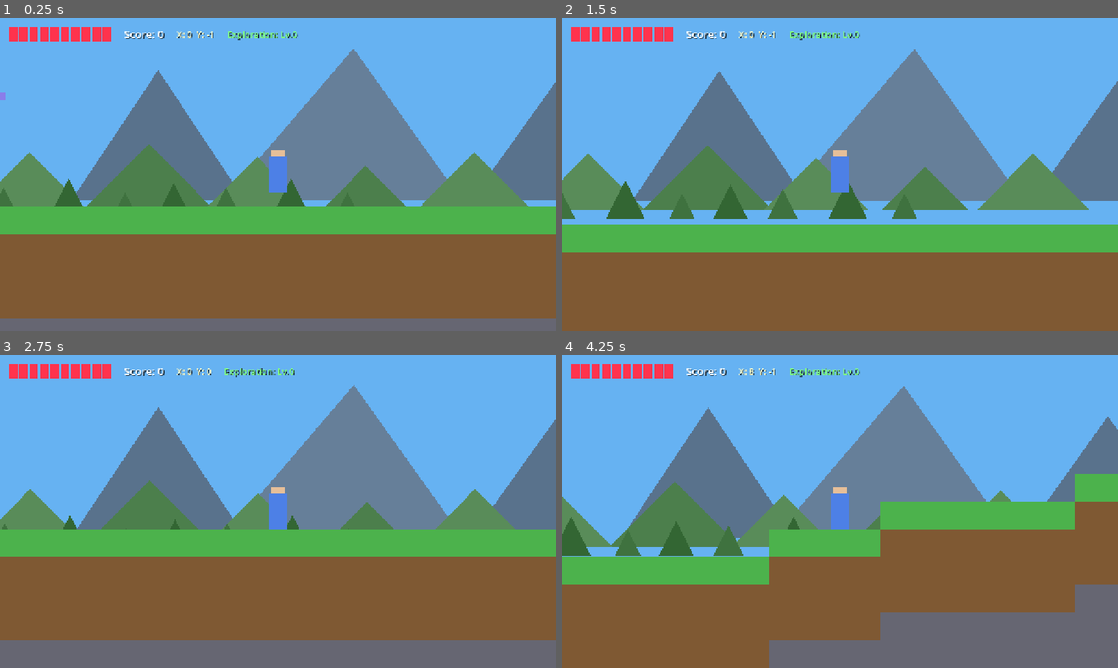
Above: before the commit, frames 1-4 (two rows, left to right).
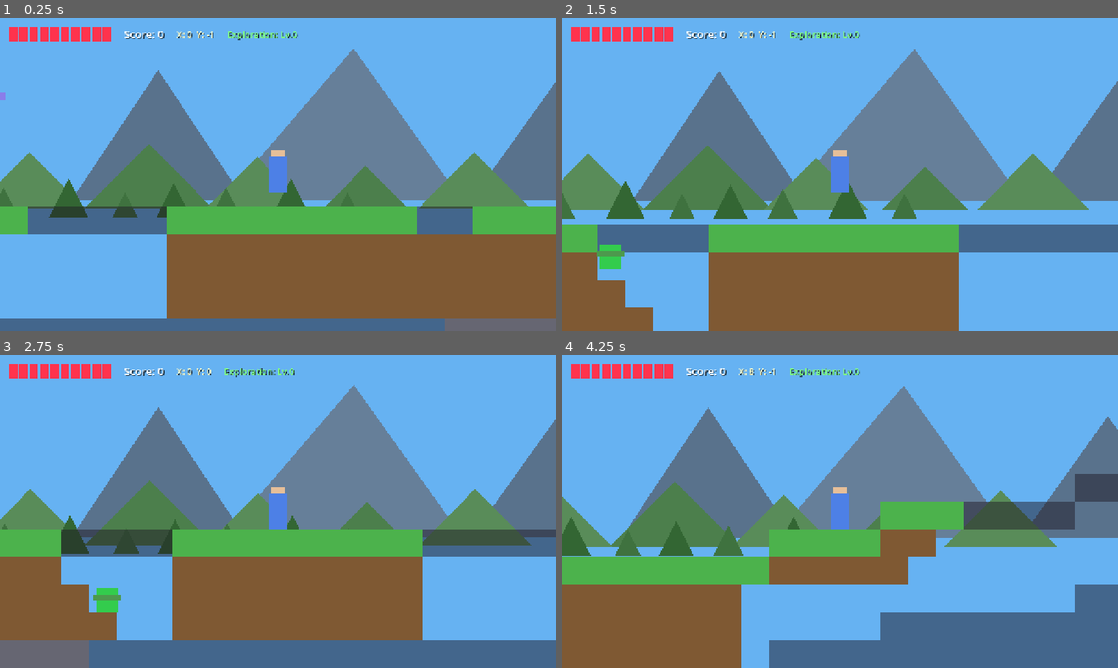
Above: after the commit, the same moments.

Repository: jdonald/gd-spelunker
Game: Godot game, scene res://scenes/main.tscn
Same seed, same stepped clock (60 frames per second), same inputs: the game is played once before the commit and once after it.
Inputs:
- Up to frame 1 (0.25 s): no input
- Up to frame 2 (1.5 s): tap Enter at 0.5 s; hold D (move_right) from 0.53 s (still down); tap N (attack) at 0.6 s; tap M (jump) at 0.77 s; tap R at 1.35 s
- Up to frame 3 (2.75 s): tap M (jump) at 1.52 s; release D (move_right) at 2.03 s; hold A (move_left) from 2.03 s (still down); tap N (attack) at 2.1 s
- Up to frame 4 (4.25 s): release A (move_left) at 2.78 s; hold D (move_right) from 2.78 s (still down); tap R at 2.85 s; tap M (jump) at 3.02, 3.77 s; tap N (attack) at 3.6 s

The runs differ from the first frame. In frame 1, 14% of the frame differs, in the area x 0-85%, y 60-100%; in frame 2, 15%; in frame 3, 22%; in frame 4, 27%, in the area x 32-100%, y 38-100%.
Error after the commit: Invalid access to property or key 'collision_layer' on a base object of type 'TileMapLayer'. (res://scripts/enemies/projectile.gd:28)

Commit message:
Gemini fixed cave sparseness for sensible exploration, finally

Diff:
--- a/scripts/terrain_generator.gd
+++ b/scripts/terrain_generator.gd
@@ -147,7 +147,7 @@
 	cave_noise = FastNoiseLite.new()
 	cave_noise.seed = randi()
 	cave_noise.noise_type = FastNoiseLite.TYPE_PERLIN
-	cave_noise.frequency = 0.02
+	cave_noise.frequency = 0.03 # Slightly higher for more features
 	cave_noise.fractal_octaves = 3
 
 	# Water noise for water pools
@@ -257,8 +257,8 @@
 	var height_variation = noise.get_noise_1d(world_x * 0.1) * 20
 	var surface_y = int(surface_height_base + height_variation)
 
-	# Get cave noise value
-	var cave_value = cave_noise.get_noise_2d(world_x, world_y)
+	# Get cave noise value - Squash Y to reduce vertical shafts
+	var cave_value = cave_noise.get_noise_2d(world_x, world_y * 1.5)
 
 	# Get water noise value
 	var water_value = water_noise.get_noise_2d(world_x, world_y)
@@ -286,7 +286,8 @@
 	elif world_y == surface_y:
 		# Surface level - grass (green tile at 0,0)
 		if not is_safe_zone:
-			if cave_value > 0.35: # Lower threshold for surface caves
+			# Use abs() for ridged noise (tunnels)
+			if abs(cave_value) < 0.2:
 				# Cave opening at surface
 				background_tilemap.set_cell(tile_pos, 0, Vector2i(3, 0))
 			elif water_value > 0.5: # Water pool surface
@@ -299,7 +300,7 @@
 			terrain_tilemap.set_cell(tile_pos, 0, Vector2i(0, 0))
 	elif world_y < surface_y + 4:
 		# Dirt layer
-		if not is_safe_zone and cave_value > 0.35:
+		if not is_safe_zone and abs(cave_value) < 0.2:
 			# Small cave opening near surface
 			if water_value > 0.6:
 				water_tilemap.set_cell(tile_pos, 0, Vector2i(0, 0))
@@ -308,10 +309,10 @@
 			terrain_tilemap.set_cell(tile_pos, 0, Vector2i(1, 0))
 	else:
 		# Underground - stone with caves
-		var depth = world_y - surface_y
-		var cave_threshold = 0.25 - (depth * 0.002)  # Lower base threshold for larger caves
-
-		if cave_value > cave_threshold:
+		# Ridged noise logic: cave if value is close to 0
+		var tunnel_width = 0.25 # Base width
+
+		if abs(cave_value) < tunnel_width:
 			# Cave - empty space
 			# Add background decoration (cave bg at 3,0)
 			background_tilemap.set_cell(tile_pos, 0, Vector2i(3, 0))
